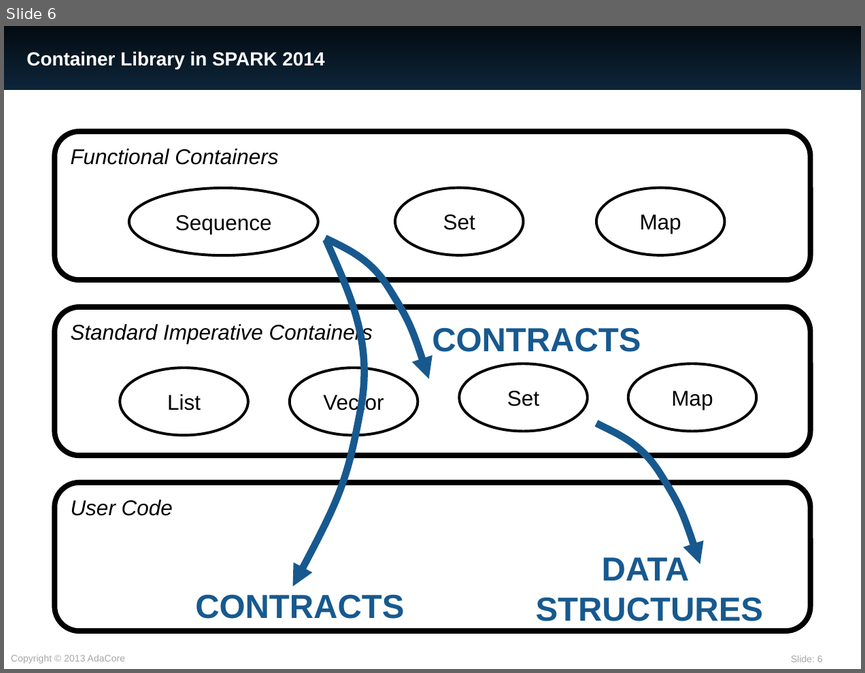
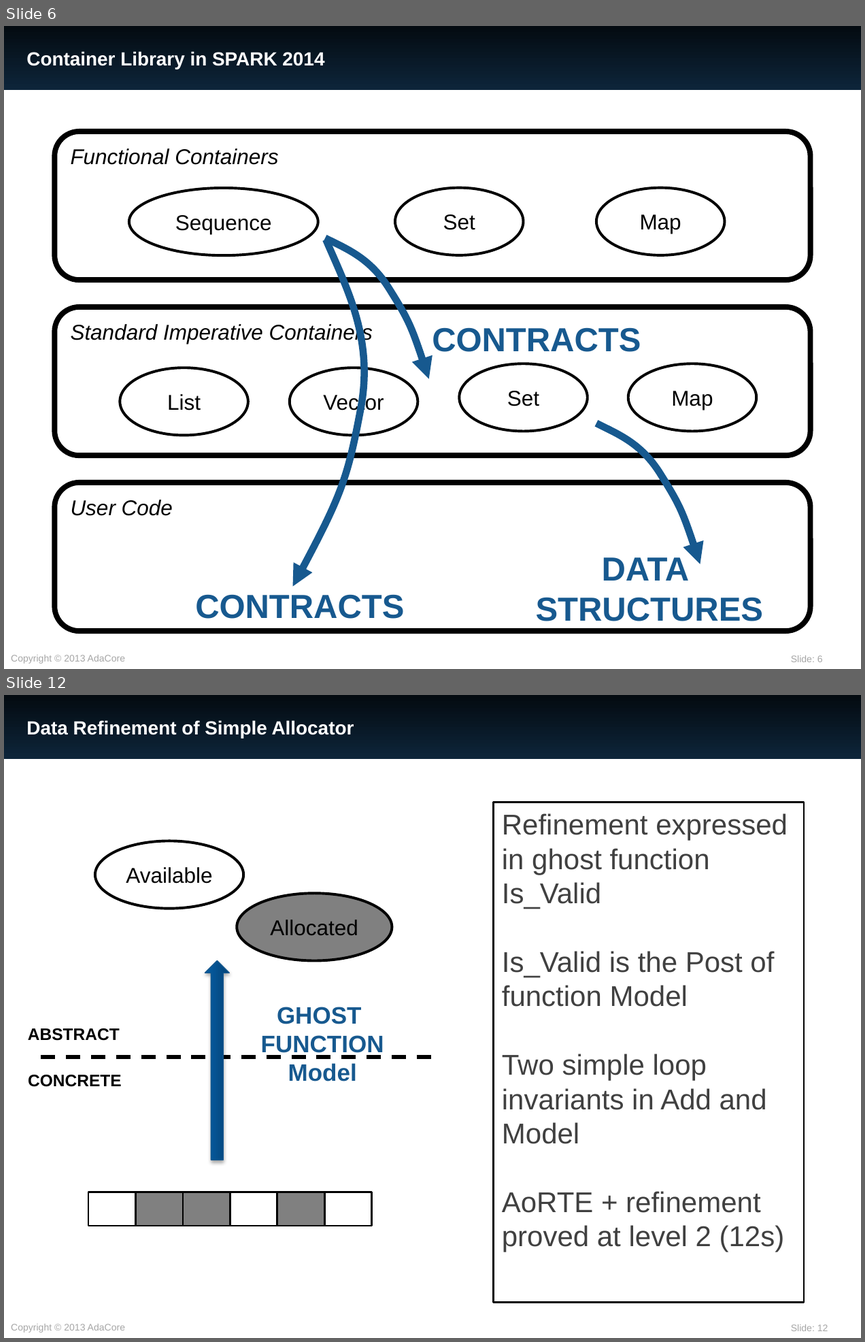
Before and after one commit to AdaCore/spark2014, a slide deck: slides/RSSRail_2016/SPARK.pptx. Shown one above the other, each under a label of ours: slide 6 before the commit, slides 6 and 12 after it; the slides between them are not shown. The pictures are 865x673 and 865x1342 pixels, drawn with LibreOffice and Linux fonts; fonts in the diff are those of the drawing. Boxes give left, top, right and bottom in pixels: in the first picture for what was removed or moved away, otherwise in the second. Text is boxed around its words. In the diff, an @@ line names an element or a change of style, - is before the commit and + after.

```diff
--- a/slides/RSSRail_2016/SPARK.pptx
+++ b/slides/RSSRail_2016/SPARK.pptx
@@ slide 12 added at (4, 695, 861, 1338), background #FFFFFF; not listed: 3 template elements that a slide beside it also shows @@
@@ title added at (26, 720, 354, 738), 16 pt, text #FFFFFF, bold @@
+Data Refinement of Simple Allocator
@@ text added at (493, 802, 804, 1302), outline #000000 1.5 pt, 24 pt, text #404040 @@
+Refinement expressed in ghost function Is_Valid
+Is_Valid is the Post of function Model
+Two simple loop invariants in Add and Model
+AoRTE + refinement proved at level 2 (12s)
@@ ellipse added at (95, 841, 243, 909), fill #FFFFFF, outline #000000 2.25 pt, 18 pt, text #000000 @@
+Available
@@ ellipse added at (237, 893, 392, 961), fill #808080, outline #000000 2.25 pt, 18 pt, text #000000 @@
+Allocated
@@ right arrow added at (205, 961, 229, 1159), fill gradient #044478 to #05589C to #0259A0, outline #14578F 0.75 pt @@
@@ text added at (261, 1006, 384, 1081), 20 pt, text #17598F, bold @@
+GHOST
+FUNCTION
+Model
@@ text added at (28, 1028, 120, 1040), 14 pt, text #000000, bold @@
+ABSTRACT
@@ line added from (41, 1057) to (432, 1057), #000000 3 pt dashed @@
@@ text added at (28, 1074, 122, 1087), 14 pt, text #000000, bold @@
+CONCRETE
@@ rectangle added at (88, 1192, 135, 1225), fill #FFFFFF, outline #000000 1.5 pt @@
@@ rectangle added at (136, 1192, 183, 1225), fill #808080, outline #000000 1.5 pt @@
@@ rectangle added at (183, 1192, 230, 1225), fill #808080, outline #000000 1.5 pt @@
@@ rectangle added at (230, 1192, 277, 1225), fill #FFFFFF, outline #000000 1.5 pt @@
@@ rectangle added at (277, 1192, 324, 1225), fill #808080, outline #000000 1.5 pt @@
@@ rectangle added at (324, 1192, 372, 1225), fill #FFFFFF, outline #000000 1.5 pt @@
```
Also in this commit, not shown: 3 slides changed, 10 other slides added.
